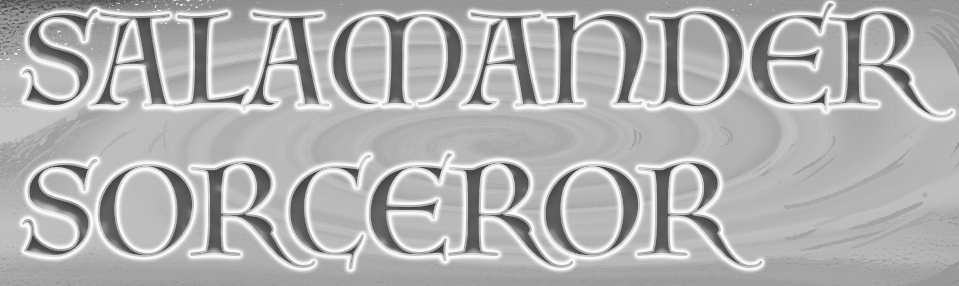
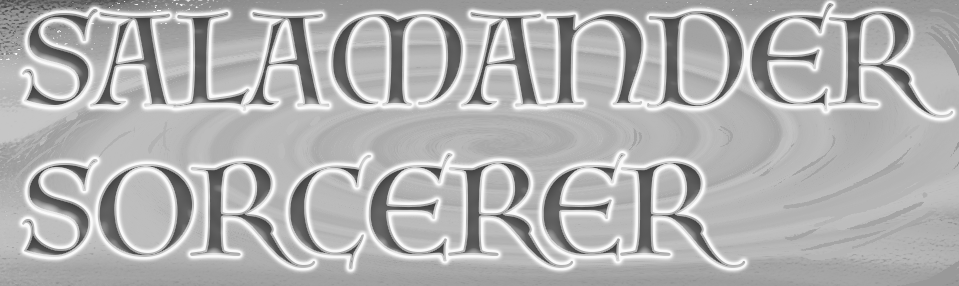
Before/after of a 959 × 286 layered artwork. What changed in the layer stack:
painted on "SALAMANDER SORCEROR OG" over [541, 153, 763, 269]